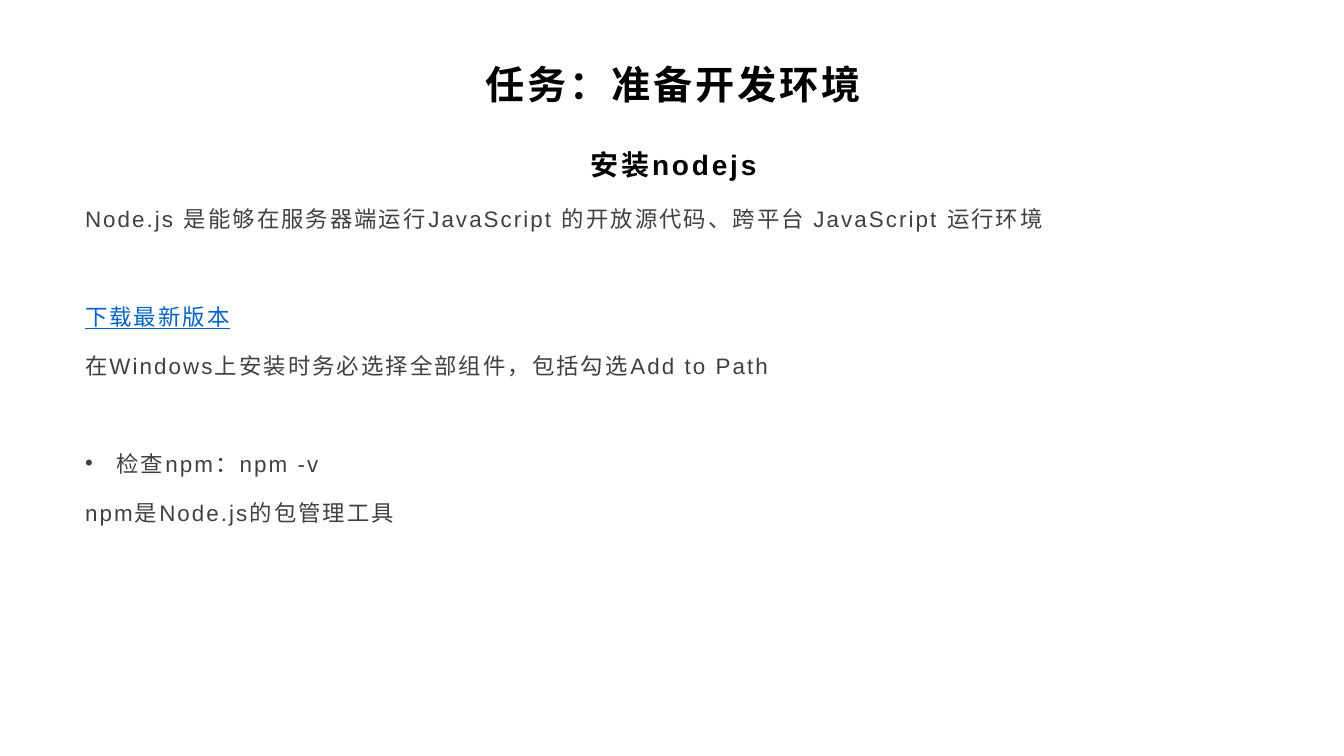
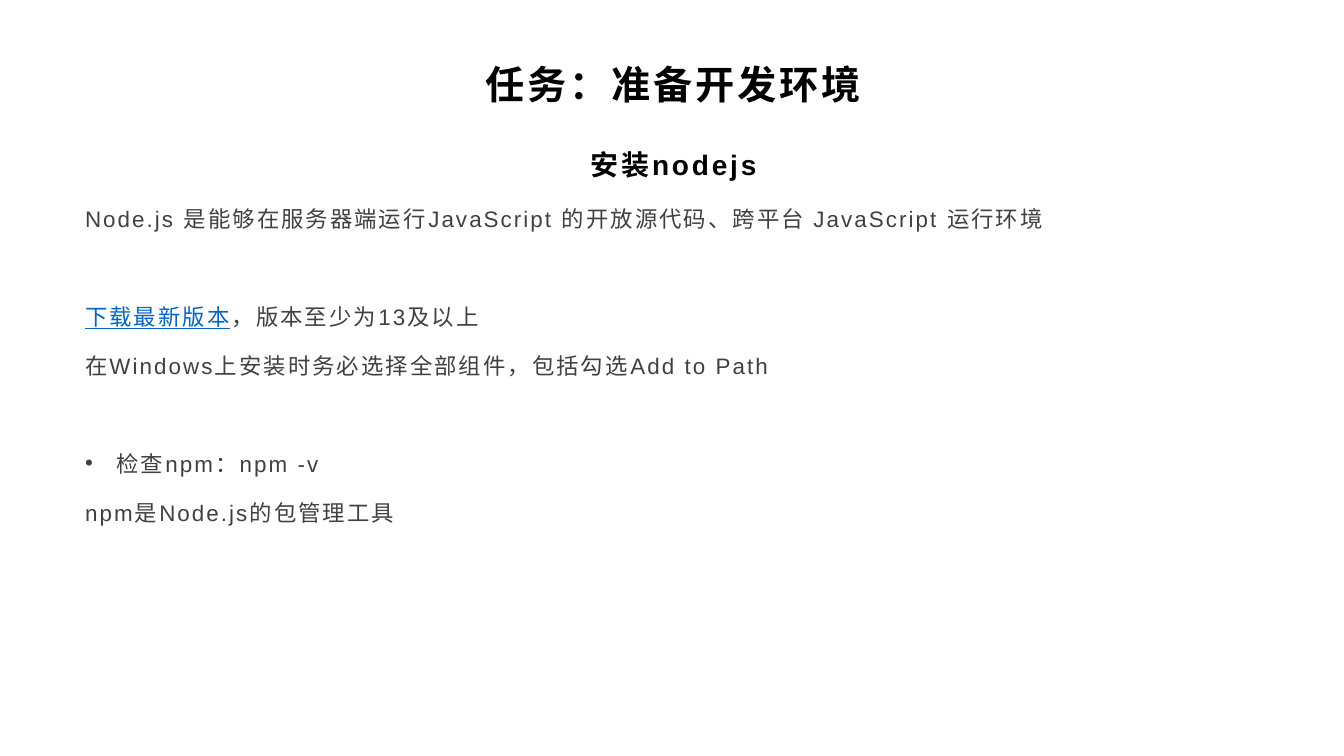
Before and after one commit to yyc-git/PotorealisticRenderEdu-3, a slide deck: slide 19 of lessons/2_triangle/ppt/WebGPU介绍和使用光栅化管线绘制一个三角形.pptx. Drawn at 1344x756 pixels with LibreOffice and Linux fonts; fonts in the diff are those of the drawing; background and template pictures are left out. Boxes give left, top, right and bottom in pixels: in the first picture for what was removed or moved away, otherwise in the second. Text is boxed around its words. In the diff, an @@ line names an element or a change of style, - is before the commit and + after.

```diff
--- a/lessons/2_triangle/ppt/WebGPU介绍和使用光栅化管线绘制一个三角形.pptx
+++ b/lessons/2_triangle/ppt/WebGPU介绍和使用光栅化管线绘制一个三角形.pptx
@@ text at <box>85,306,478,329</box>: text changed; text colour #0563C1 to #404040 @@
-下载最新版本
+下载最新版本，版本至少为13及以上
```
Also in this commit, not shown: 7 other slides changed, 1 slide added, 1 other file.
